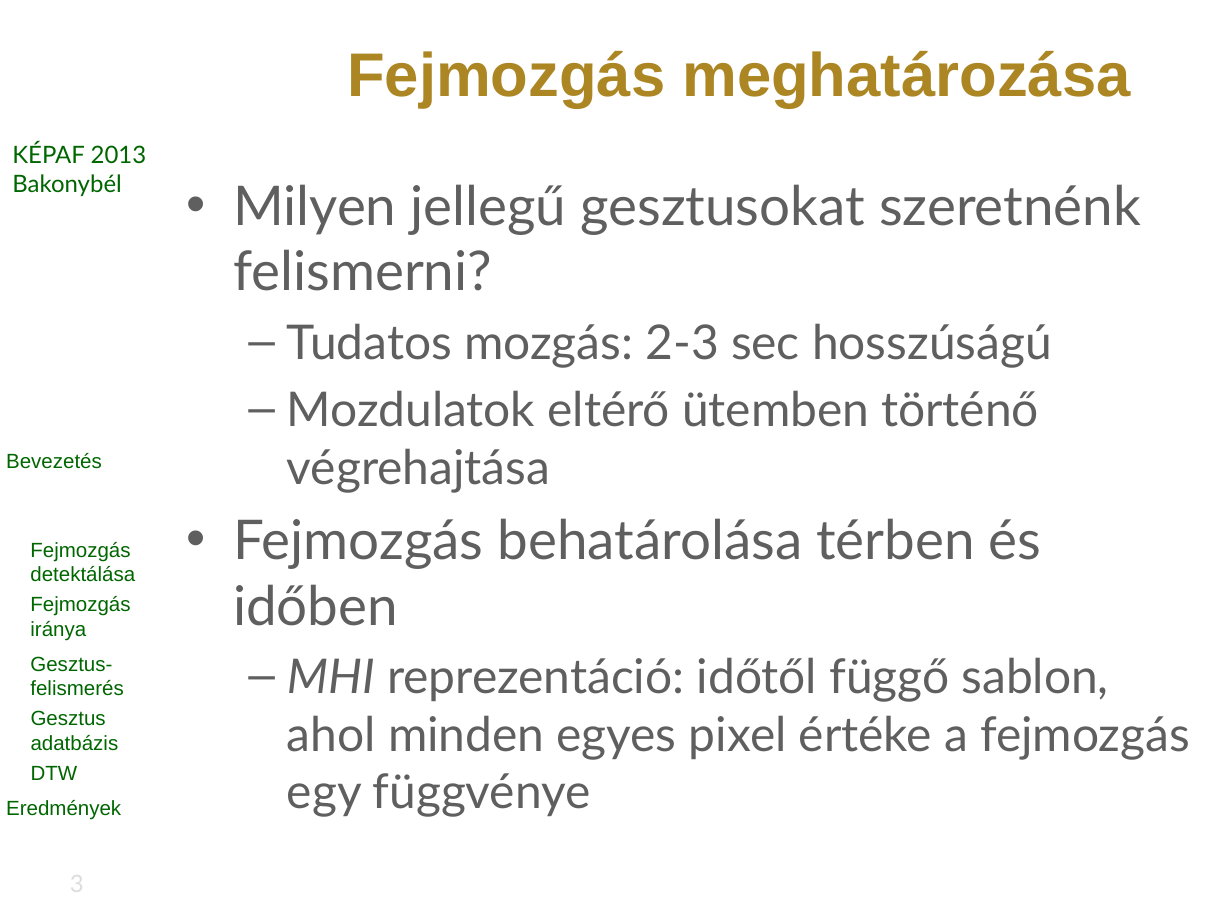
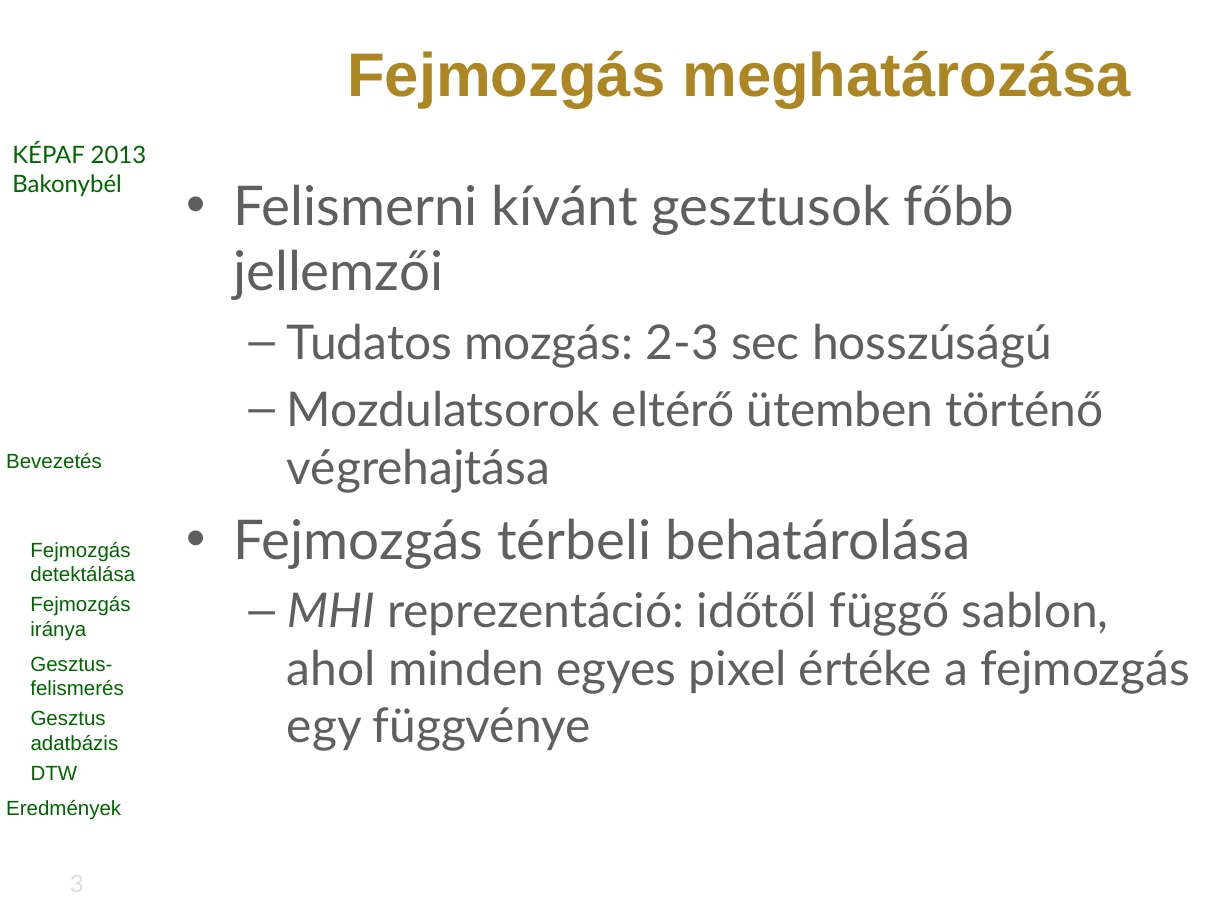
Before and after one commit to vohoaiviet/face-gesture-api, a slide deck: slide 3 of HeadMovement/research/kepaf/ppt/bertok.kornel.kepaf.2013.pptx. Drawn at 1232x924 pixels with LibreOffice and Linux fonts; fonts in the diff are those of the drawing; background and template pictures are left out. Boxes give left, top, right and bottom in pixels: in the first picture for what was removed or moved away, otherwise in the second. Text is boxed around its words. In the diff, an @@ line names an element or a change of style, - is before the commit and + after.

```diff
--- a/HeadMovement/research/kepaf/ppt/bertok.kornel.kepaf.2013.pptx
+++ b/HeadMovement/research/kepaf/ppt/bertok.kornel.kepaf.2013.pptx
@@ text at (x1=233, y1=184, x2=1015, y2=300): text changed @@
-• Milyen jellegű gesztusokat szeretnénk felismerni?
+• Felismerni kívánt gesztusok főbb jellemzői
@@ text at (x1=233, y1=390, x2=1104, y2=569): text changed @@
-  – Mozdulatok eltérő ütemben történő végrehajtása
-• Fejmozgás behatárolása térben és időben
+  – Mozdulatsorok eltérő ütemben történő végrehajtása
+• Fejmozgás térbeli behatárolása
```
Also in this commit, not shown: 13 other slides changed.
